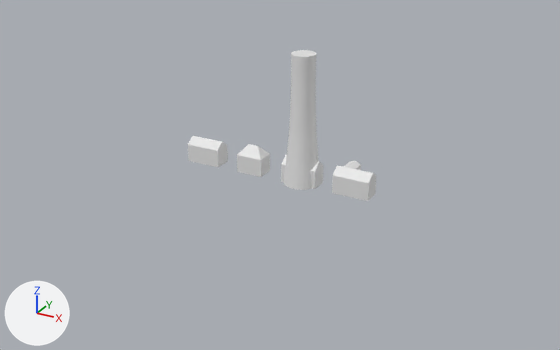
An edit to the FBX model lighthouse.fbx, drawn before and after from the same camera.
One viewpoint serves both versions: a 50 mm camera at (34.4, -67.5, 34.0) aimed at (-0.8, -3.4, 2.0). Every picture has the same lights, and +X, +Y and +Z are marked at lower left. Where no turn or scale is listed for an object, it has been applied to the vertices.

Before the edit, the objects in view are built like this:
```python
me_cube_003 = bpy.data.meshes.new('Cube.003')
me_cube_003.from_pydata(...)  # 14 vertices, 14 faces; spans x -1.5..1.5, y -1.0..1.0, z 0.0..3.12
me_cube_005 = bpy.data.meshes.new('Cube.005')
me_cube_005.from_pydata(...)  # 48 vertices, 46 faces; spans x -2.0..2.0, y -1.0..1.62, z 0.0..2.74
me_cylinder = bpy.data.meshes.new('Cylinder')
me_cylinder.from_pydata(...)  # 192 vertices, 162 faces; spans x -2.0..2.0, y -2.0..2.0, z 0.0..14.03
ob_house_3 = bpy.data.objects.new('House 3', me_cube_003)
ob_house_3.location = (-6.0, 0.0, 0.0)
ob_house_4 = bpy.data.objects.new('House 4', me_cube_005)
ob_house_4.location = (-12.0, 0.0, 0.0)
ob_lighthouse = bpy.data.objects.new('Lighthouse', me_cylinder)
ob_lighthouse.location = (0.0, 0.0, 0.0)
# also in view: 'House 2' at (6.0, 1.1, 1.4)
```
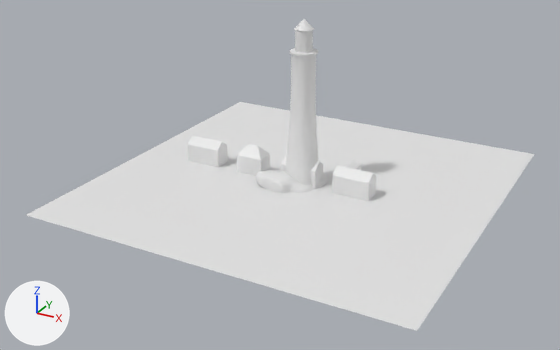
Boxes (x1, y1, x2, y2) around the edits, measured in the pictures (560 x 350 px):
'Water', added
    after: (27, 102, 534, 331)
'Island', added
    after: (256, 170, 327, 193)

What changed in the scene script:
```text
Add me_icosphere:
    me_icosphere.from_pydata(...)  # 11054 vertices, 11052 faces; spans x -4.31..2.49, y -3.63..1.7, z -1.57..1.49
Add me_plane:
    me_plane.from_pydata([(-20.0, -20.0, 0.0), (20.0, -20.0, 0.0), (-20.0, 20.0, 0.0), (20.0, 20.0, 0.0)], [], [(0, 1, 3, 2)])
Add ob_island:
    ob_island = bpy.data.objects.new('Island', me_icosphere)
    ob_island.location = (0.0, 0.0, 0.0)
Add ob_water:
    ob_water = bpy.data.objects.new('Water', me_plane)
    ob_water.location = (0.0, 0.0, 0.0)
```
